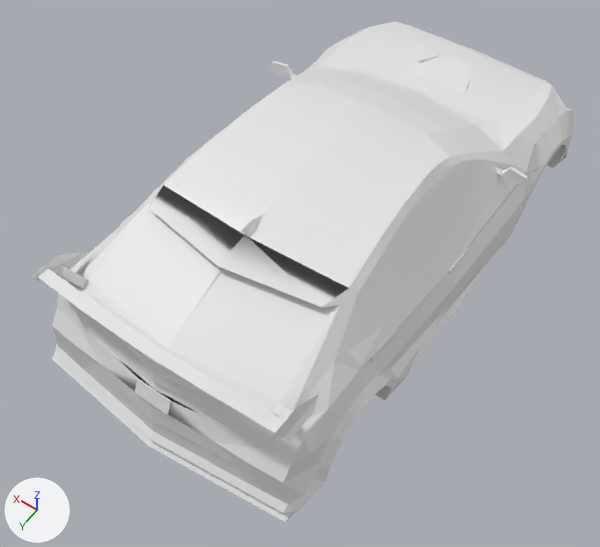
The FBX model Assets/Meshes/Cars/new cars/honda civic.fbx, before and after one commit.
Camera for both pictures: a 50 mm camera at (-3.0, 4.59, 6.24) aimed at (-0.03, 0.43, -0.29). Lighting does not change. The marker at lower left points along +X, +Y and +Z. Where no turn or scale is listed for an object, it has been applied to the vertices.

Objects in the first picture: 'honda civic'.
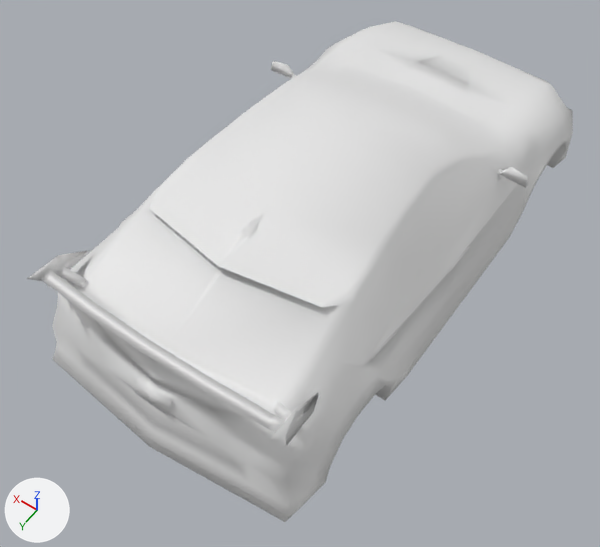
Where the change shows, as pixel boxes (x1, y1, x2, y2) in the pictures (600 x 547 px; the box of a moved part takes in the faces that stretch with it):
part 1 of me_cube_011, moved or reshaped
    both: (417, 55, 471, 95)
part 2 of me_cube_011, moved or reshaped
    both: (149, 185, 349, 307)

The change, as a diff of the scene's bpy script:
```diff
--- a/Assets/Meshes/Cars/new cars/honda civic.fbx.py
+++ b/Assets/Meshes/Cars/new cars/honda civic.fbx.py
@@ me_cube_011 @@
 # used by ob_honda_civic; location = (0.0, 0.0, 0.0)
-me_cube_011.from_pydata(...)  # 672 vertices, 902 faces; spans x -1.53..1.53, y -3.38..2.67, z -0.63..1.08
+me_cube_011.from_pydata(...)  # 669 vertices, 897 faces; spans x -1.53..1.53, y -3.38..2.67, z -0.63..1.08
+# me_cube_011 part 1
+# 4 vertices are removed from x 0.0, y -2.26..-2.22, z 0.4..0.46
+# 19 faces are deleted
+# 2 vertices move from x -0.35..0.35, y -2.21, z 0.39 to x -0.35..0.35, y -2.25, z 0.39
+# 1 vertex is added at (0.0, -2.26, 0.4)
+# 14 new faces join them
+# me_cube_011 part 2
+# 4 faces are deleted
+# 6 new faces join them
+# me_cube_011 part 3: the surface is now shaded smooth
 me_cube_011.materials.append(mat_honda_civic_material)
```
